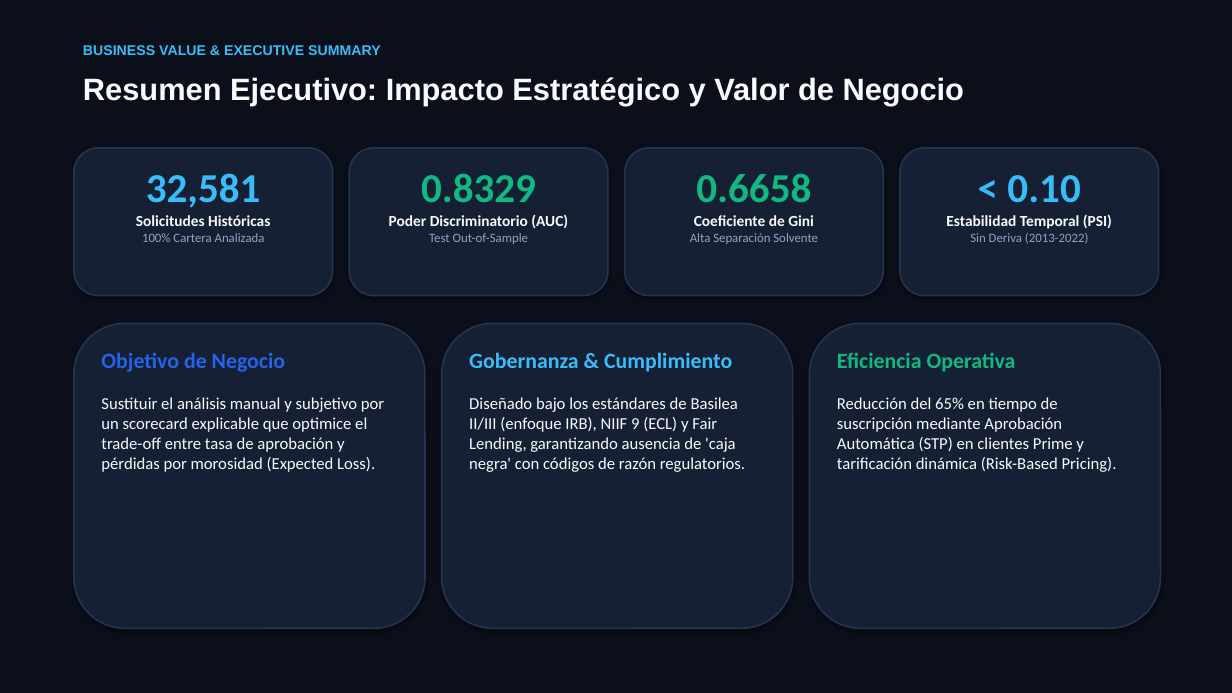
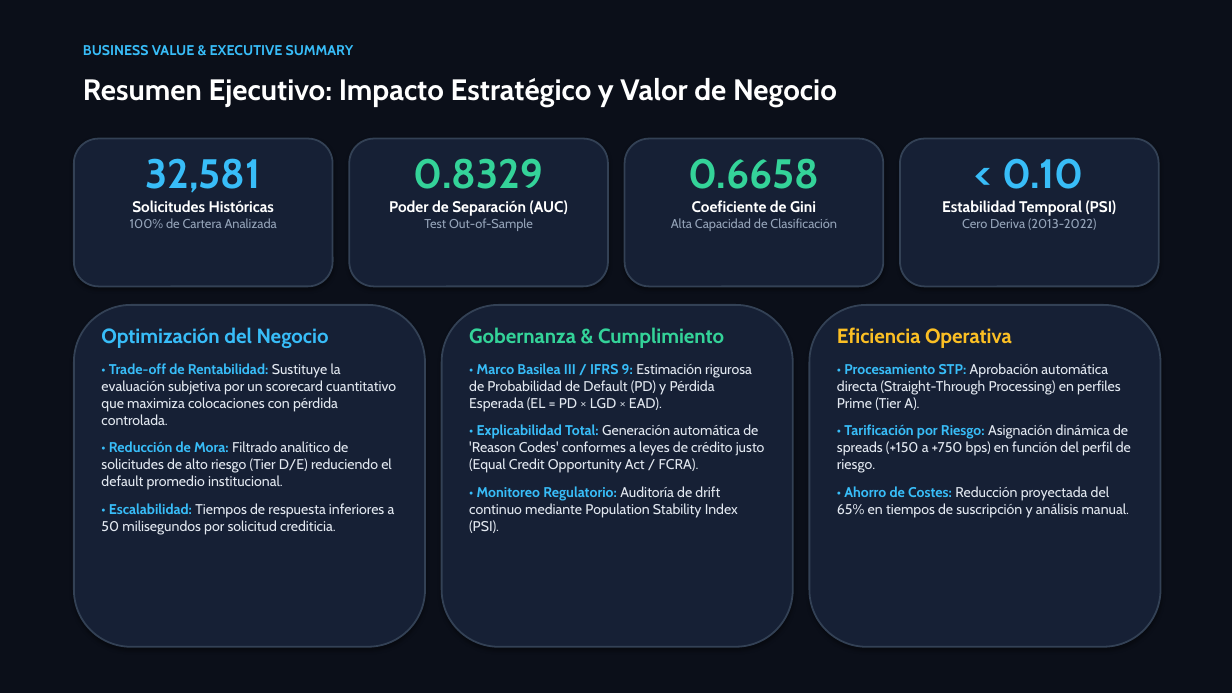
Before and after one commit to GuillenConcepcion/Credit_Scoring_Project, a slide deck: slide 2 of Credit_Risk_Scoring_Presentation.pptx. Drawn at 1232x693 pixels with LibreOffice and Linux fonts; fonts in the diff are those of the drawing. Boxes give left, top, right and bottom in pixels: in the first picture for what was removed or moved away, otherwise in the second. Text is boxed around its words. In the diff, an @@ line names an element or a change of style, - is before the commit and + after.

Commit message:
style: enhance presentation resolution, high-contrast typography, native tables and 300 DPI charts

```diff
--- a/Credit_Risk_Scoring_Presentation.pptx
+++ b/Credit_Risk_Scoring_Presentation.pptx
@@ text "BUSINESS VALUE & EXECUTIVE SUMMARY" at [83, 45, 354, 55]: font Arial to Cabin @@
@@ text "Resumen Ejecutivo: Impacto Estratégico y ..." at [83, 78, 837, 107]: size 24 to 23 pt, font Arial to Cabin, text colour #F8FAFC to #FFFFFF @@
@@ text "32,581": place and size @@
-text "32,581" at [136, 173, 270, 242]
+text "32,581" at [130, 158, 277, 228]
@@ text "0.8329": place and size @@
-text "0.8329" at [389, 173, 568, 244]
+text "0.8329" at [389, 158, 568, 216]
@@ text "0.6658": place and size @@
-text "0.6658" at [690, 173, 818, 244]
+text "0.6658" at [671, 158, 837, 231]
@@ text "< 0.10": place and size @@
-text "< 0.10" at [946, 175, 1112, 244]
+text "< 0.10" at [942, 158, 1117, 230]
@@ outline #263452 1.2 pt to #334155 1.4 pt in 7 elements at [74, 305, 425, 647], [442, 305, 793, 647], [810, 305, 1161, 647], [74, 139, 333, 287], [349, 139, 608, 287], [625, 139, 884, 287], [900, 139, 1159, 287] @@
@@ 4 rounded rectangles: place and size @@
-4 rounded rectangles at [74, 148, 1159, 296]
+4 rounded rectangles at [74, 139, 1159, 287]
@@ text at [132, 158, 274, 213]: font Calibri to Cabin in "32,581", "Solicitudes Históricas"; text colour #F8FAFC to #FFFFFF in "Solicitudes Históricas" @@
@@ text at [414, 158, 544, 189]: font Calibri to Cabin in "0.8329", "Test Out-of-Sample"; text colour #10B981 to #34D399 in "0.8329" @@
@@ text at [688, 158, 819, 189]: font Calibri to Cabin in "0.6658", "Coeficiente de Gini"; text colour #10B981 to #34D399 in "0.6658"; text colour #F8FAFC to #FFFFFF in "Coeficiente de Gini" @@
@@ text at [942, 158, 1117, 216]: font Calibri to Cabin in "< 0.10", "Estabilidad Temporal (PSI)"; text colour #F8FAFC to #FFFFFF in "Estabilidad Temporal (PSI)" @@
@@ text at [389, 200, 568, 216]: text changed; font Calibri to Cabin; text colour #F8FAFC to #FFFFFF @@
-Poder Discriminatorio (AUC)
+Poder de Separación (AUC)
@@ text at [130, 218, 277, 228]: text changed; font Calibri to Cabin @@
-100% Cartera Analizada
+100% de Cartera Analizada
@@ text at [671, 218, 837, 231]: text changed; font Calibri to Cabin @@
-Alta Separación Solvente
+Alta Capacidad de Clasificación
@@ text at [962, 218, 1097, 230]: text changed; font Calibri to Cabin @@
-Sin Deriva (2013-2022)
+Cero Deriva (2013-2022)
@@ rounded rectangle: place and size @@
-rounded rectangle at [74, 323, 425, 628]
+rounded rectangle at [74, 305, 425, 647]
@@ text at [101, 327, 396, 534]: text changed; size 13 to 11 pt; font Calibri to Cabin; text colour #F8FAFC to #E2E8F0 @@
-Objetivo de Negocio
-Sustituir el análisis manual y subjetivo por un scorecard explicable que optimice el trade-off entre tasa de aprobación y pérdidas por morosidad (Expected Loss).
+Optimización del Negocio
+• Trade-off de Rentabilidad: Sustituye la evaluación subjetiva por un scorecard cuantitativo que maximiza colocaciones con pérdida controlada.
+• Reducción de Mora: Filtrado analítico de solicitudes de alto riesgo (Tier D/E) reduciendo el default promedio institucional.
+• Escalabilidad: Tiempos de respuesta inferiores a 50 milisegundos por solicitud crediticia.
@@ rounded rectangle: place and size @@
-rounded rectangle at [442, 323, 793, 628]
+rounded rectangle at [442, 305, 793, 647]
@@ text "Gobernanza & Cumplimiento": place and size @@
-text "Gobernanza & Cumplimiento" at [469, 352, 745, 472]
+text "Gobernanza & Cumplimiento" at [469, 327, 765, 533]
@@ text at [469, 327, 724, 348]: size 17 to 16 pt, font Calibri to Cabin, text colour #38BDF8 to #34D399 in "Gobernanza & Cumplimiento"; more space between paragraphs @@
@@ rounded rectangle: place and size @@
-rounded rectangle at [810, 323, 1161, 628]
+rounded rectangle at [810, 305, 1161, 647]
@@ text "Eficiencia Operativa": place and size @@
-text "Eficiencia Operativa" at [837, 352, 1117, 472]
+text "Eficiencia Operativa" at [837, 327, 1131, 517]
@@ text at [837, 327, 1012, 348]: size 17 to 16 pt, font Calibri to Cabin, text colour #10B981 to #FBBF24 in "Eficiencia Operativa"; more space between paragraphs @@
@@ text at [469, 363, 765, 533]: text changed; size 13 to 11 pt; font Calibri to Cabin; text colour #F8FAFC to #E2E8F0 @@
-Diseñado bajo los estándares de Basilea II/III (enfoque IRB), NIIF 9 (ECL) y Fair Lending, garantizando ausencia de 'caja negra' con códigos de razón regulatorios.
+• Marco Basilea III / IFRS 9: Estimación rigurosa de Probabilidad de Default (PD) y Pérdida Esperada (EL = PD × LGD × EAD).
+• Explicabilidad Total: Generación automática de 'Reason Codes' conformes a leyes de crédito justo (Equal Credit Opportunity Act / FCRA).
+• Monitoreo Regulatorio: Auditoría de drift continuo mediante Population Stability Index (PSI).
@@ text at [837, 363, 1131, 517]: text changed; size 13 to 11 pt; font Calibri to Cabin; text colour #F8FAFC to #E2E8F0 @@
-Reducción del 65% en tiempo de suscripción mediante Aprobación Automática (STP) en clientes Prime y tarificación dinámica (Risk-Based Pricing).
+• Procesamiento STP: Aprobación automática directa (Straight-Through Processing) en perfiles Prime (Tier A).
+• Tarificación por Riesgo: Asignación dinámica de spreads (+150 a +750 bps) en función del perfil de riesgo.
+• Ahorro de Costes: Reducción proyectada del 65% en tiempos de suscripción y análisis manual.
```
Also in this commit, not shown: 11 other slides changed, 8 other files.
